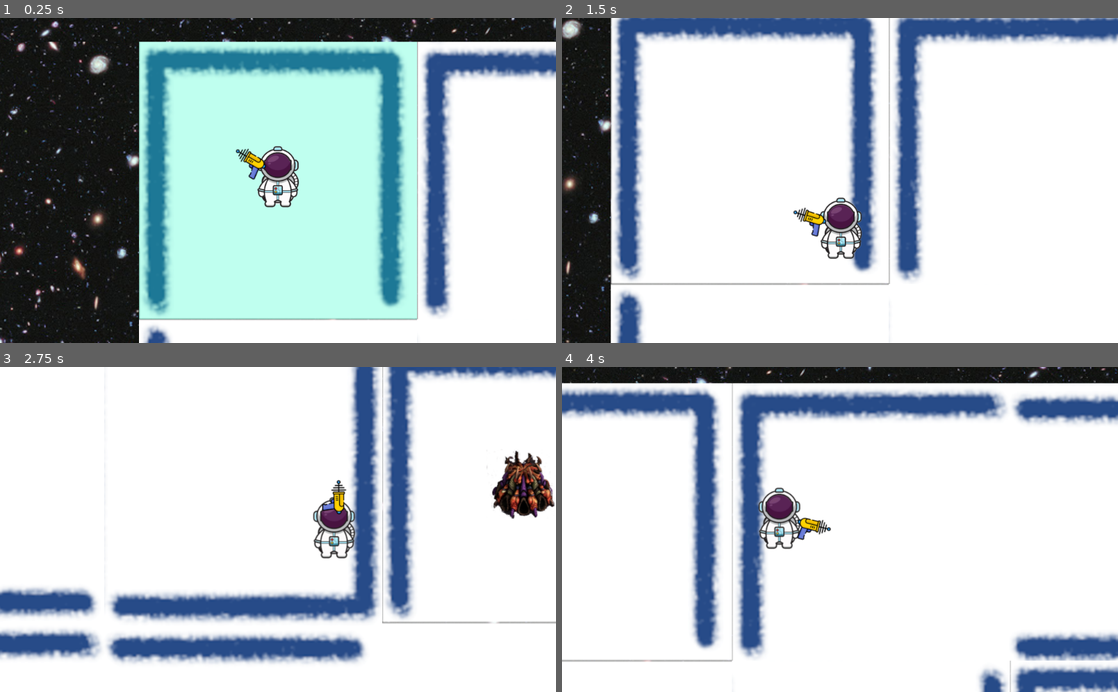
Above: before the commit, frames 1-4 (two rows, left to right).
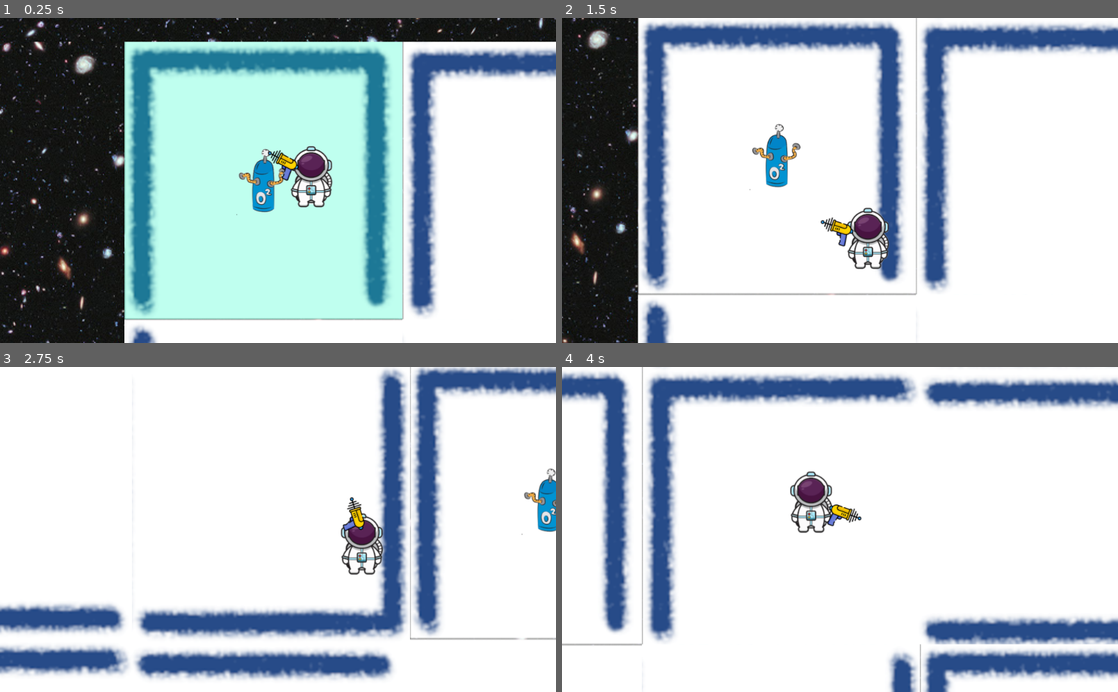
Above: after the commit, the same moments.

Repository: drarbego/anoxia
Game: Godot game, scene res://Maze.tscn
Two runs of this game, one before a commit and one after it. Both use one fixed random seed, a clock stepped at 60 frames per second and the inputs below.
Inputs (mouse positions are in pixels of both pictures, inside the frame that each line leads up to):
- Up to frame 1 (0.25 s): no input
- Up to frame 2 (1.5 s): move the mouse to (962, 164) at 0.52 s; hold D (move_right) 0.53-1.28 s; hold Shift (do_action) 0.53-1.28 s; move the mouse to (728, 196) at 1.27 s; hold S (move_down) from 1.28 s (still down); tap Space (release) at 1.35 s
- Up to frame 3 (2.75 s): move the mouse to (333, 458) at 2.02 s; release S (move_down) at 2.03 s; hold D (move_right) from 2.03 s (still down); click (333, 458) at 2.1 s
- Up to frame 4 (4 s): move the mouse to (812, 594) at 2.77 s; release D (move_right) at 2.78 s; hold W (move_up) 2.78-3.53 s; tap Shift (do_action) at 2.85 s; move the mouse to (1006, 578) at 3.52 s; hold A (move_left) from 3.53 s (still down); hold Space (release) from 3.53 s (still down)

The runs differ from the first frame. In frame 1, 26% of the frame differs, in the area x 0-100%, y 0-100%; in frame 2, 32%; in frame 3, 33%; in frame 4, 39%.

Commit message:
Create Enemy scene

Diff:
--- a/Attached.gd
+++ b/Attached.gd
@@ -1,7 +1,7 @@
 extends BaseState
 
 func ready(_player):
-	print("PLAYER IS ATTACHED")
+	pass
 
 func physics_process(delta, player):
 	var x = int(Input.is_action_pressed("move_right")) - int(Input.is_action_pressed("move_left"))
@@ -10,9 +10,7 @@
 	var new_pos = player.position + dir * player.speed * delta
 
 	if player.maze.is_different_cell(new_pos, player):
-		print("is different cell")
 		if player.maze.can_move_to_pos(new_pos, player):
-			print("can move to pos")
 			player.move_and_slide(dir * player.speed)
 			player.maze.move_to_new_cell(new_pos, player)
 	else:
--- a/BaseMaze.gd
+++ b/BaseMaze.gd
@@ -38,12 +38,18 @@
 	for i in range(rows):
 		for j in range(cols):
 			var cell = Cell.new(j, i)
-			var is_end_or_start = (i == 0 and j == 0) or (i == rows-1 and j == cols-1)
-			if randf() <= 0.3 and not is_end_or_start:
+			var is_end = (i == rows-1 and j == cols-1)
+			var is_start = (i == 0 and j == 0)
+
+			if is_start:
+				cell.content = CELL_CONTENT.OXYGEN_DUCT
+
+			if randf() <= 0.6 and not (is_end or is_start):
 				if randf() <= 0.4:
 					cell.content = CELL_CONTENT.OXYGEN_DUCT
 				else:
 					cell.content = CELL_CONTENT.ENEMY_SPAWNER
+
 			cells.append(cell)
 
 func get_cell_index_from_pos(pos):
--- a/Bullet.gd
+++ b/Bullet.gd
@@ -1,7 +1,10 @@
 extends KinematicBody2D
+
+class_name Bullet
 
 var dir = Vector2.ZERO
 var speed = 1600
+
 
 func init(_pos, _dir):
 	self.position = _pos
--- a/Bullet.tscn
+++ b/Bullet.tscn
@@ -5,6 +5,8 @@
 [sub_resource type="CircleShape2D" id=1]
 
 [node name="Bullet" type="KinematicBody2D"]
+collision_layer = 2
+collision_mask = 2
 script = ExtResource( 1 )
 
 [node name="CollisionShape2D" type="CollisionShape2D" parent="."]
--- a/Detached.gd
+++ b/Detached.gd
@@ -1,7 +1,6 @@
 extends BaseState
 
 func ready(player):
-	print("PLAYER IS DETACHED")
 	for cell in player.maze.cells:
 		cell.set_cost(-1)
 
--- /dev/null
+++ b/Enemy.gd
@@ -0,0 +1,7 @@
+extends KinematicBody2D
+
+
+func _on_HitBox_body_entered(body):
+	if body is Bullet:
+		body.queue_free()
+		self.queue_free()
--- /dev/null
+++ b/Enemy.tscn
@@ -0,0 +1,23 @@
+[gd_scene load_steps=4 format=2]
+
+[ext_resource path="res://Enemy.gd" type="Script" id=1]
+
+[sub_resource type="CircleShape2D" id=1]
+radius = 32.0
+
+[sub_resource type="CircleShape2D" id=2]
+radius = 60.0
+
+[node name="Enemy" type="KinematicBody2D"]
+script = ExtResource( 1 )
+
+[node name="CollisionShape2D" type="CollisionShape2D" parent="."]
+shape = SubResource( 1 )
+
+[node name="HitBox" type="Area2D" parent="."]
+collision_layer = 2
+collision_mask = 2147483650
+
+[node name="CollisionShape2D" type="CollisionShape2D" parent="HitBox"]
+shape = SubResource( 2 )
+[connection signal="body_entered" from="HitBox" to="." method="_on_HitBox_body_entered"]
--- a/Maze.gd
+++ b/Maze.gd
@@ -1,7 +1,8 @@
 extends BaseMaze
 
 const Player = preload("res://Player.tscn")
-const EnemySpawner = preload("res://EnemySpawner.tscn")
+# const EnemySpawner = preload("res://EnemySpawner.tscn")
+const Enemy = preload("res://Enemy.tscn")
 const OxygenDuct = preload("res://OxygenDuct.tscn")
 const Bullet = preload("res://Bullet.tscn")
 
@@ -121,9 +122,12 @@
 			(cell.y * $TileMap.cell_size.y) + ($TileMap.cell_size.y / 2)
 		)
 		if cell.content == CELL_CONTENT.ENEMY_SPAWNER:
-			var enemy_spawner = EnemySpawner.instance()
-			enemy_spawner.position = pos
-			add_child(enemy_spawner)
+			# var enemy_spawner = EnemySpawner.instance()
+			# enemy_spawner.position = pos
+			# add_child(enemy_spawner)
+			var enemy = Enemy.instance()
+			enemy.position = pos
+			add_child(enemy)
 		if cell.content == CELL_CONTENT.OXYGEN_DUCT:
 			var oxygen_duct = OxygenDuct.instance()
 			oxygen_duct.position = pos
--- a/Maze.tscn
+++ b/Maze.tscn
@@ -368,6 +368,7 @@
 show_behind_parent = true
 tile_set = SubResource( 17 )
 cell_size = Vector2( 512, 512 )
+collision_layer = 3
 format = 1
 
 [node name="AudioStreamPlayer" type="AudioStreamPlayer" parent="."]
--- a/Player.tscn
+++ b/Player.tscn
@@ -23,7 +23,13 @@
 [node name="Camera2D" type="Camera2D" parent="."]
 current = true
 limit_smoothed = true
+drag_margin_h_enabled = true
+drag_margin_v_enabled = true
 smoothing_enabled = true
+drag_margin_left = 0.1
+drag_margin_top = 0.1
+drag_margin_right = 0.1
+drag_margin_bottom = 0.1
 
 [node name="Gun" type="Sprite" parent="."]
 position = Vector2( 64, 0 )
--- a/project.godot
+++ b/project.godot
@@ -20,6 +20,11 @@
 "path": "res://BaseState.gd"
 }, {
 "base": "KinematicBody2D",
+"class": "Bullet",
+"language": "GDScript",
+"path": "res://Bullet.gd"
+}, {
+"base": "KinematicBody2D",
 "class": "Player",
 "language": "GDScript",
 "path": "res://Player.gd"
@@ -27,6 +32,7 @@
 _global_script_class_icons={
 "BaseMaze": "",
 "BaseState": "",
+"Bullet": "",
 "Player": ""
 }
 
